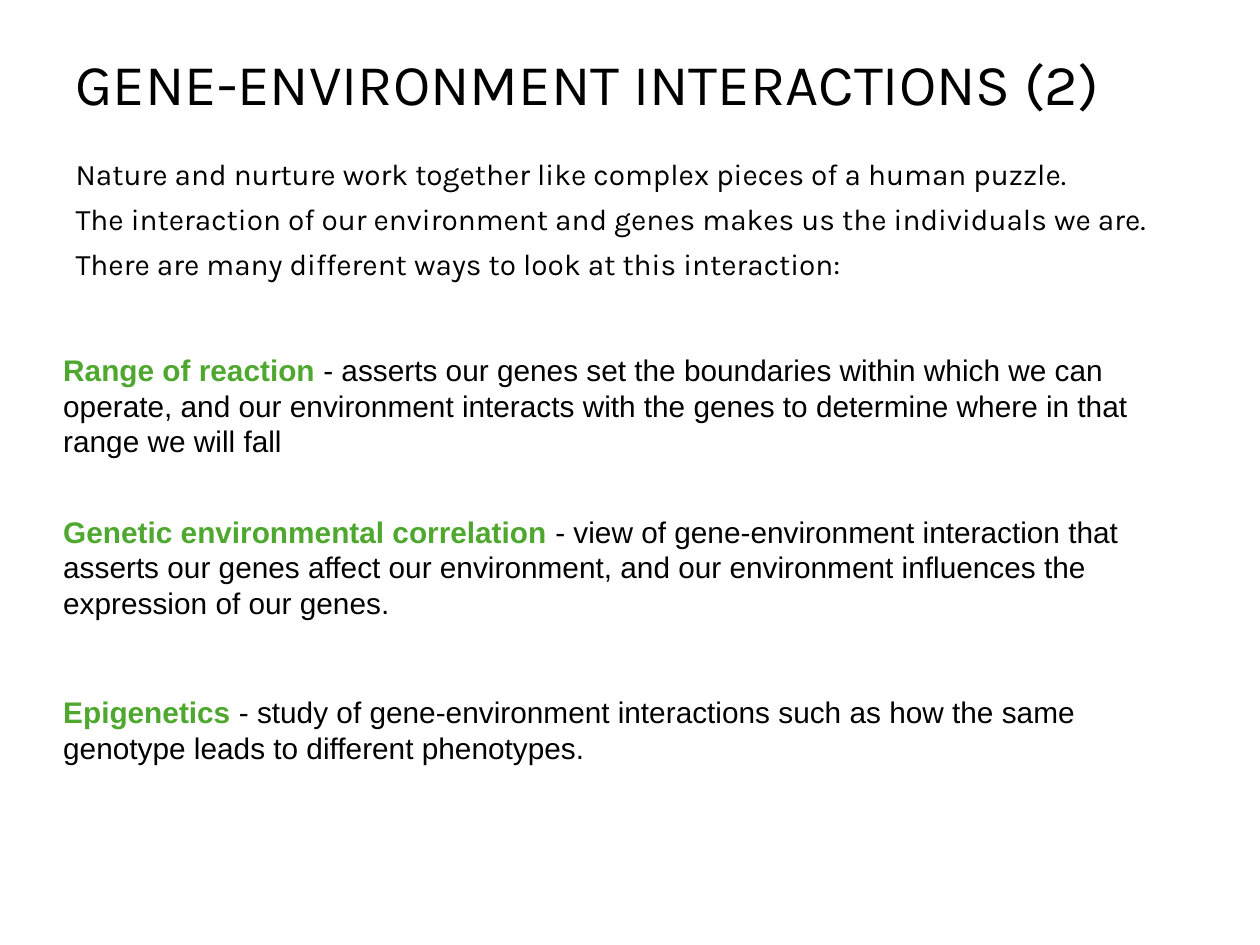
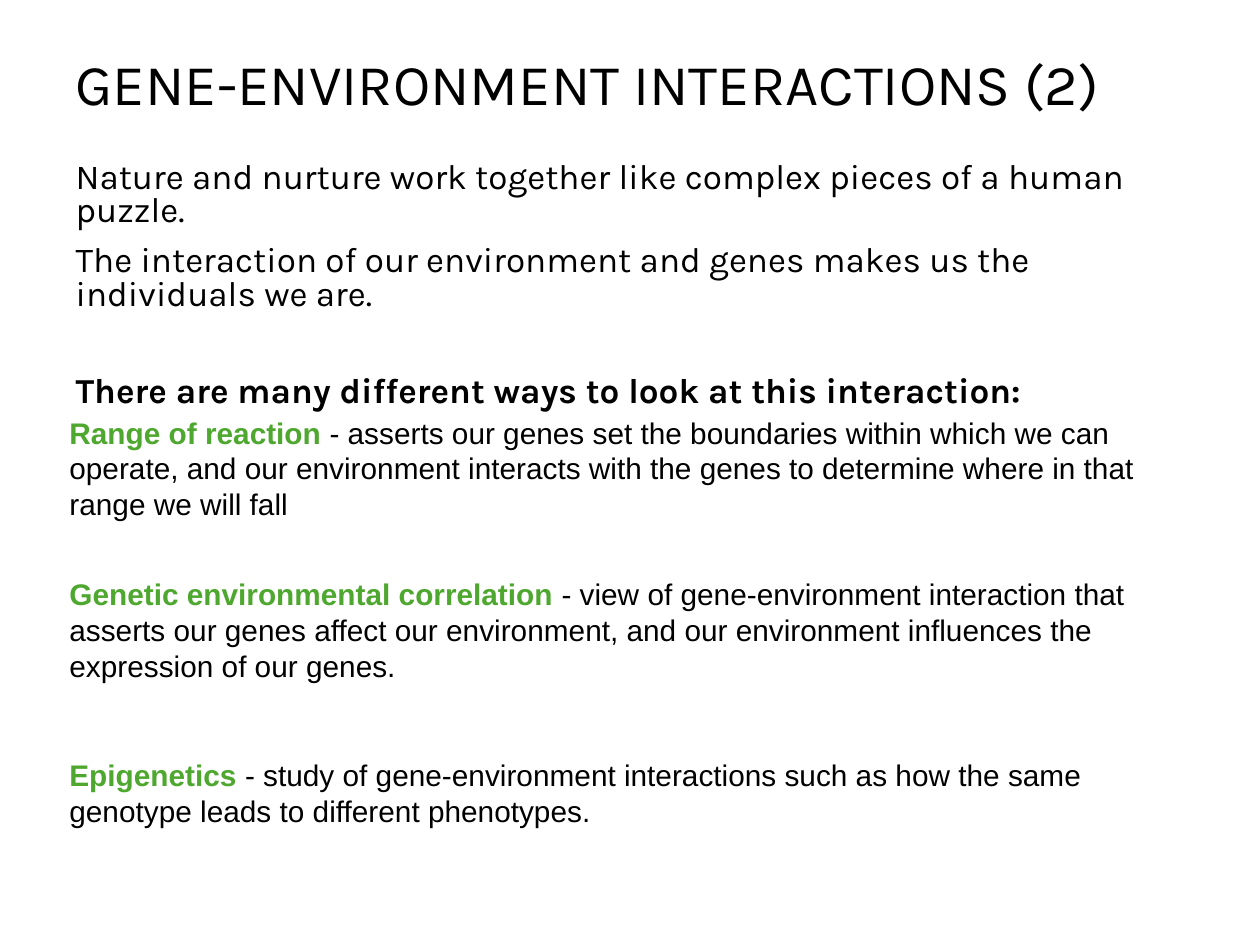
Before and after one commit to npm27/Teaching-Materials, a slide deck: slide 13 of Gen Psych II/Slides/3 Biopsychology.pptx. Drawn at 1260x945 pixels with LibreOffice and Linux fonts; fonts in the diff are those of the drawing. Boxes give left, top, right and bottom in pixels: in the first picture for what was removed or moved away, otherwise in the second. Text is boxed around its words. In the diff, an @@ line names an element or a change of style, - is before the commit and + after.

```diff
--- a/Gen Psych II/Slides/3 Biopsychology.pptx
+++ b/Gen Psych II/Slides/3 Biopsychology.pptx
@@ text "Nature and nurture work together ..." at (76,165,1124,412): size 17 to 20 pt; bold on in "There are many different ways to look ..." @@
@@ text "Range of reaction - asserts ...": place and size @@
-text "Range of reaction - asserts ..." at (63,359,1127,765)
+text "Range of reaction - asserts ..." at (69,422,1134,827)
```
Also in this commit, not shown: 20 other slides changed, 5 slides added, 1 slide removed, 3 other files.
